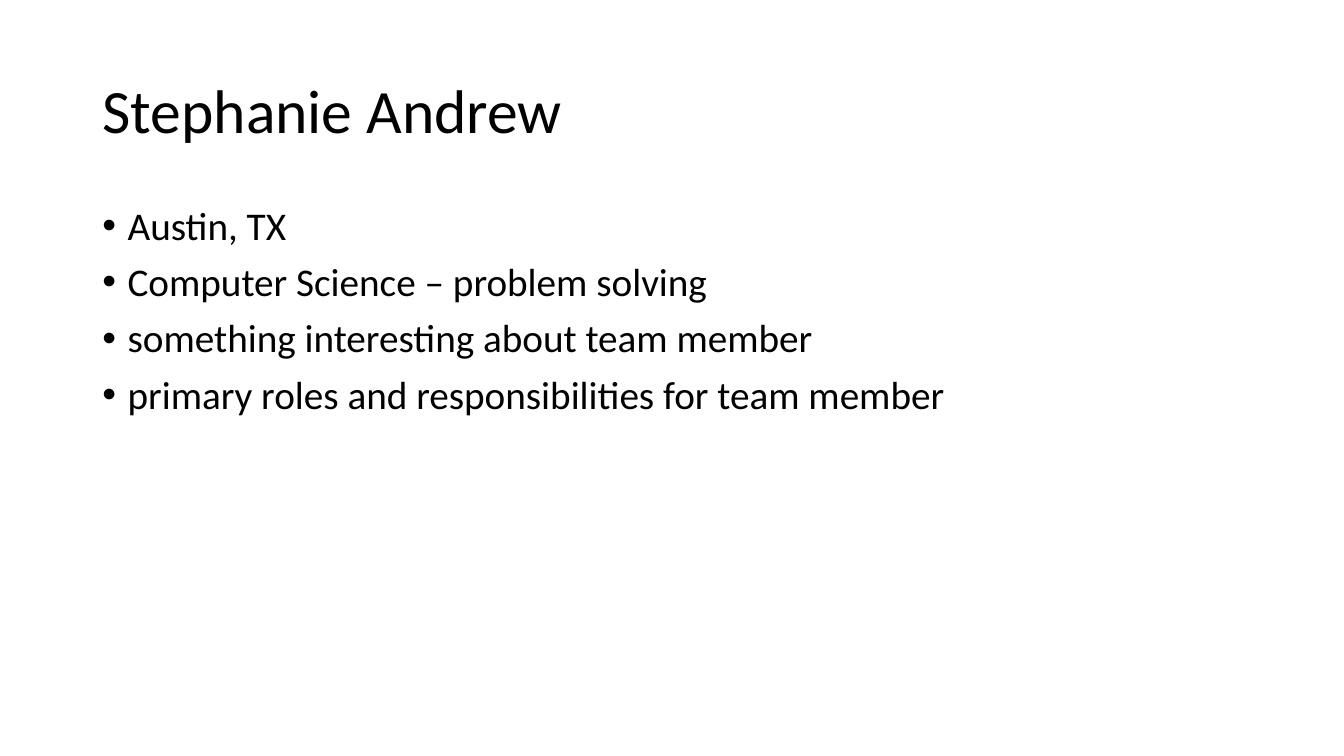
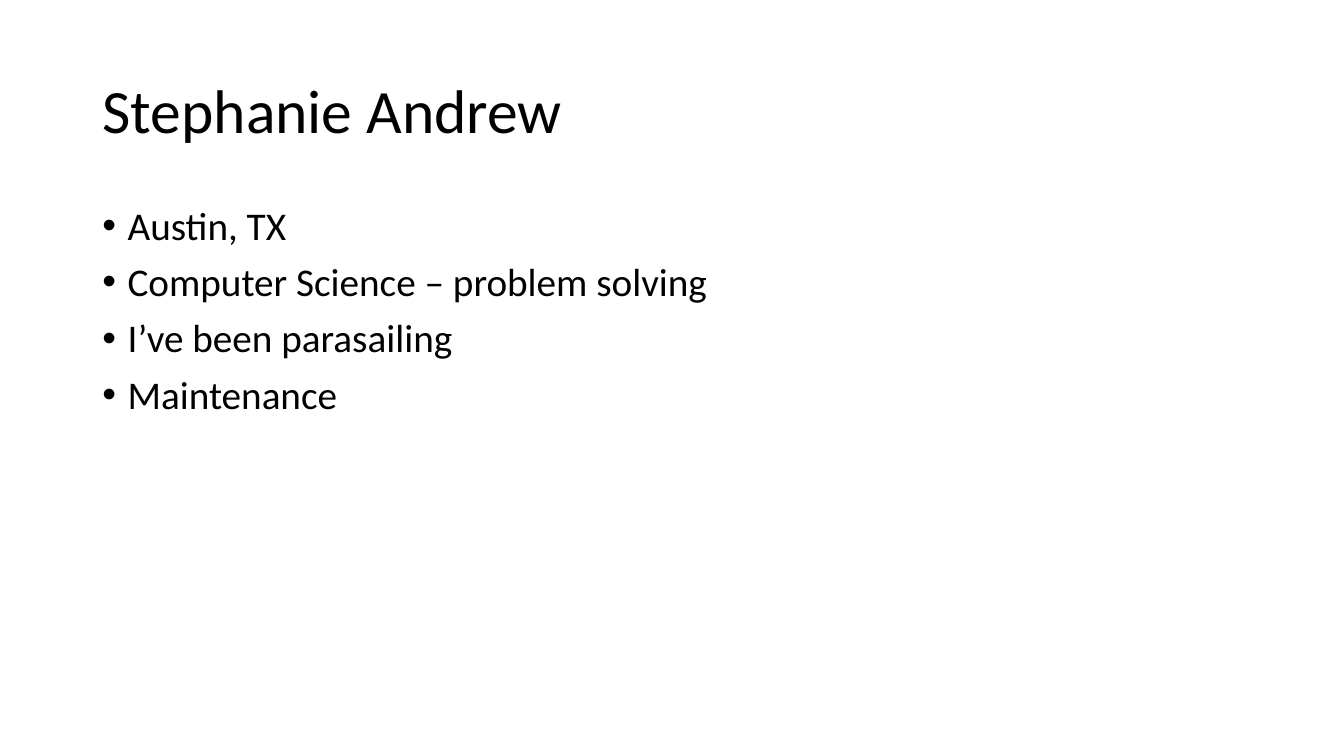
Before and after one commit to antoinemcabee/Mario-Bros., a slide deck: slide 2 of progressreport.pptx. Drawn at 1344x756 pixels with LibreOffice and Linux fonts; fonts in the diff are those of the drawing. Boxes give left, top, right and bottom in pixels: in the first picture for what was removed or moved away, otherwise in the second. Text is boxed around its words. In the diff, an @@ line names an element or a change of style, - is before the commit and + after.

```diff
--- a/progressreport.pptx
+++ b/progressreport.pptx
@@ text at [128, 324, 452, 410]: text changed @@
-• something interesting about team member
-• primary roles and responsibilities for team member
+• I’ve been parasailing
+• Maintenance
```
Also in this commit, not shown: 2 other slides changed.
